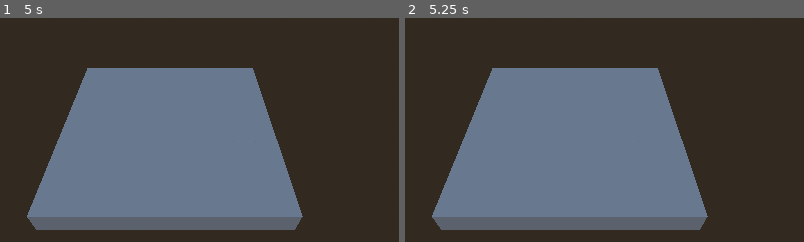
Above: before the commit, frames 1-2 (left to right).
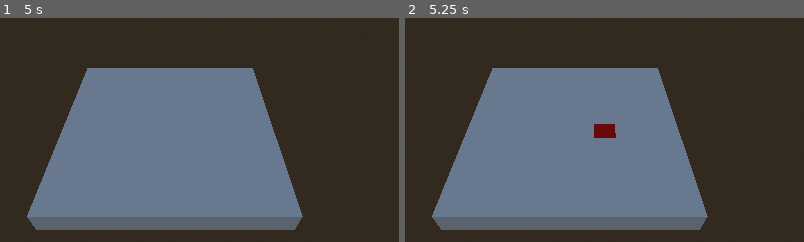
Above: after the commit, the same moments.

Repository: Squix/scientific_game_jam_26
Game: Godot game, scene res://scenes/game.tscn
The game is run twice, just before and just after one commit, with the same random seed, the same clock (stepped at 60 frames per second) and the same inputs. This scene is started directly instead of the project's main scene.
Inputs (mouse positions are % of the whole screen's width and height, from its top left):
- Up to frame 1 (5 s): tap Enter at 0.5, 2, 3.5 s; move the mouse to (72, 45) at 0.52 s; press the mouse at (72, 45) at 0.53 s; tap Space at 1.25, 2.75, 4.25 s; move the mouse to (30, 55) at 1.27 s; release the mouse at (30, 55) at 1.28 s; click (30, 55) at 1.35 s; move the mouse to (60, 28) at 2.02 s; press the mouse at (60, 28) at 2.03 s; move the mouse to (45, 70) at 2.77 s; release the mouse at (45, 70) at 2.78 s; click (45, 70) at 2.85 s; move the mouse to (80, 65) at 3.52 s; press the mouse at (80, 65) at 3.53 s; move the mouse to (20, 35) at 4.27 s; release the mouse at (20, 35) at 4.28 s; click (20, 35) at 4.35 s
- Up to frame 2 (5.25 s): move the mouse to (55, 50) at 5.02 s; press the mouse at (55, 50) at 5.03 s
The pictures show only the part of the screen within x 28-78%, y 23-73%; the shares and areas given below are measured in that part.

Frame 1 is identical in both runs. In frame 2, 0.3% of the frame differs, in the area x 47-53%, y 47-54%.

Commit message:
Feat: state machine

Diff:
--- a/scenes/game.tscn
+++ b/scenes/game.tscn
@@ -2,7 +2,7 @@
 
 [ext_resource type="Script" uid="uid://doy0waosju62a" path="res://script/playerInput.gd" id="1_lnu2h"]
 [ext_resource type="Script" uid="uid://btl7inol7jdgb" path="res://script/map.gd" id="1_uwrxv"]
-[ext_resource type="Script" uid="uid://cs488lmt1w238" path="res://script/playerPhase.gd" id="1_yqjtg"]
+[ext_resource type="Script" uid="uid://23jvbo5minnk" path="res://script/gameManager.gd" id="2_lnu2h"]
 
 [sub_resource type="ProceduralSkyMaterial" id="ProceduralSkyMaterial_8cj0n"]
 
@@ -16,12 +16,11 @@
 [node name="Game" type="Node3D" unique_id=586767268]
 
 [node name="PlayerInput" type="Node" parent="." unique_id=806826451]
+unique_name_in_owner = true
 script = ExtResource("1_lnu2h")
 
-[node name="Sequence" type="Node" parent="." unique_id=1760328605]
-
-[node name="PlayerPhase" type="Node" parent="Sequence" unique_id=83167491]
-script = ExtResource("1_yqjtg")
+[node name="gameManager" type="Node" parent="." unique_id=1760328605]
+script = ExtResource("2_lnu2h")
 
 [node name="MainCamera" type="Camera3D" parent="." unique_id=1192955099]
 unique_name_in_owner = true
--- /dev/null
+++ b/script/gameManager.gd
@@ -0,0 +1,53 @@
+extends Node
+
+enum state {PlayerTurn, ParasiteTurn, GameOver}
+
+const actionPerPhase = 1
+var remainingAction = 0
+var currentState: state = state.PlayerTurn
+
+func _ready() -> void:
+	StartPlayerTurn()
+
+func advanceState():
+	#check for game end
+	match currentState:
+		state.PlayerTurn:
+			StartParasiteTurn()
+		state.ParasiteTurn:
+			StartPlayerTurn()
+
+func StartPlayerTurn():
+	currentState = state.PlayerTurn
+	print_debug("Start Player Turn")
+	%PlayerInput.connect("map_clicked",onMapClicked)
+	remainingAction = actionPerPhase
+	pass
+
+func EndPlayerTurn():
+	%PlayerInput.disconnect("map_clicked",onMapClicked)
+	advanceState()
+	pass
+
+func onActionTaken():
+	remainingAction -= 1
+	if(remainingAction <= 0):
+		EndPlayerTurn()
+		pass
+
+func onMapClicked(_worldPosition:Vector3):
+	var coord = %Map.worldPosToCellCoord(_worldPosition)
+	var cell : Cell = %Map.getCellSafe(coord.x,coord.y)
+	if(cell):
+		cell.KillColza()
+	onActionTaken()
+
+func StartParasiteTurn():
+	currentState = state.ParasiteTurn
+	print_debug("Start Parasite Turn")
+	EndParasiteTurn()
+	pass
+
+func EndParasiteTurn():
+	advanceState()
+	pass
--- a/script/playerInput.gd
+++ b/script/playerInput.gd
@@ -2,6 +2,8 @@
 
 var mouseScreenPos: Vector2 = Vector2()
 var mouseWorldPos: Vector3 = Vector3()
+
+signal map_clicked(worldPos:Vector3)
 
 # Called when the node enters the scene tree for the first time.
 func _ready() -> void:
@@ -24,4 +26,4 @@
 		onClick(event.position)
 
 func onClick(_position: Vector2):
-	pass
+	map_clicked.emit(mouseWorldPos)
--- a/script/playerPhase.gd
+++ /dev/null
@@ -1 +0,0 @@
-extends Node
Not shown, added: script/gameManager.gd.uid
Not shown, removed: script/playerPhase.gd.uid
